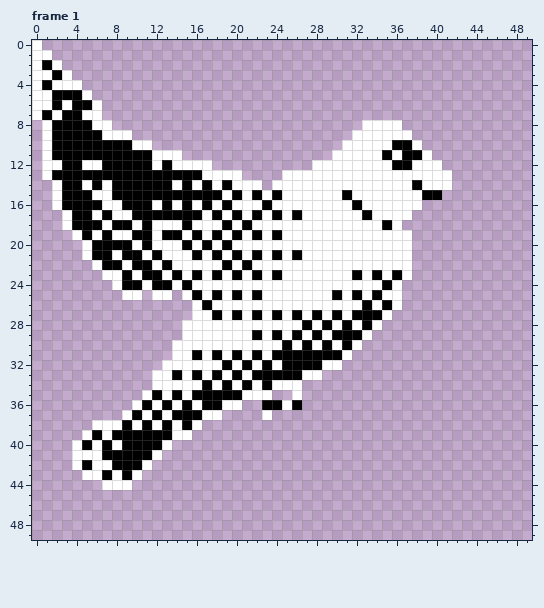
Two versions of one pixel-art file, Assets/Aseprite/New/Guano.aseprite. The first picture shows the starting point.
50x50 pixels, 4 frames. Shown: frame 1. The commit also changed other frames, which this record leaves out.
Now the later version:
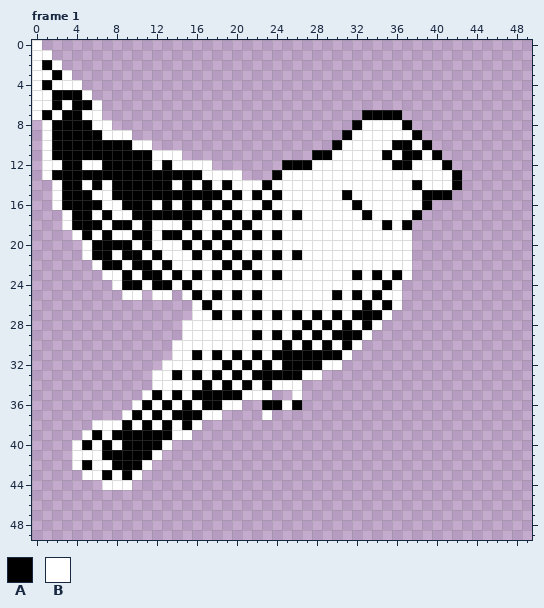
Palette (. is transparent): A #000000  B #ffffff
Log entry: Finish Guano char
From old to new:
Frame 1, layer "Detailed/Body":
y 7: x 33..36 .... -> AAAA
y 8: x 32 . -> A; x 37 . -> A
y 9: x 31 . -> A; x 38 . -> A
y 10: x 30 . -> A; x 39 . -> A
y 11: x 28..29 .. -> AA; x 40 . -> A
y 12: x 25..27 ... -> AAA; x 41 . -> A
y 13: x 24 . -> A; x 42 . -> A
y 14: x 23 . -> A; x 42 . -> A
y 15: x 41 . -> A
y 16: x 39 . -> A
y 17: x 38 . -> A
y 18: x 37 . -> A
Where, in picture pixels (left, top, right, bottom), the same in both pictures:
added: (262, 110, 462, 230)
